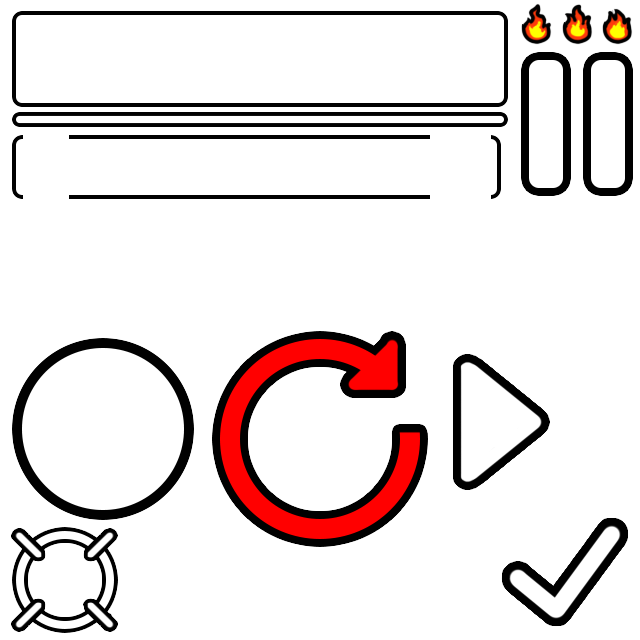
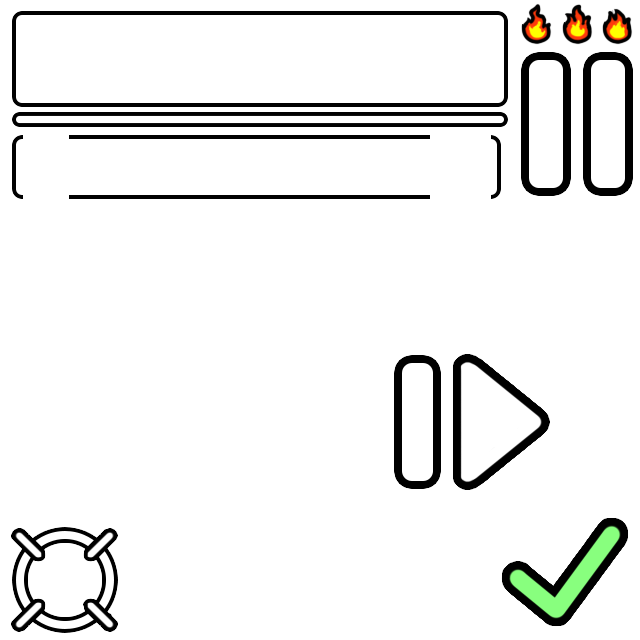
Comparing the layer stacks of the two 640 x 640 images. Changes:
moved "Pause Icon" above "PlayIcon" over [402, 335, 441, 481]
added layer "Pause copy 2" in group "Pause Icon" over [402, 363, 433, 481]
hid "Retry" over [220, 338, 420, 539]
hid "Ellipse 1" over [12, 338, 194, 520]